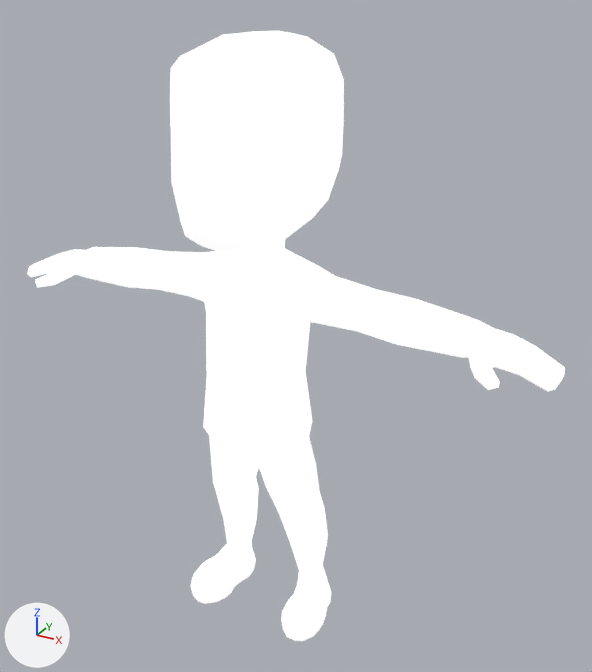
The glTF model Assets/Models/characterMedium.gltf: old version first, new version second.
The view is the same before and after, from a camera (50 mm lens) standing at (241.0, -395.0, 403.0) and looking at (16.0, 15.0, 199.0). The axes (+X, +Y, +Z) are drawn at lower left. The lights are the same throughout. Where no turn or scale is listed for an object, it has been applied to the vertices.

In view in the first picture: 'characterMedium'.
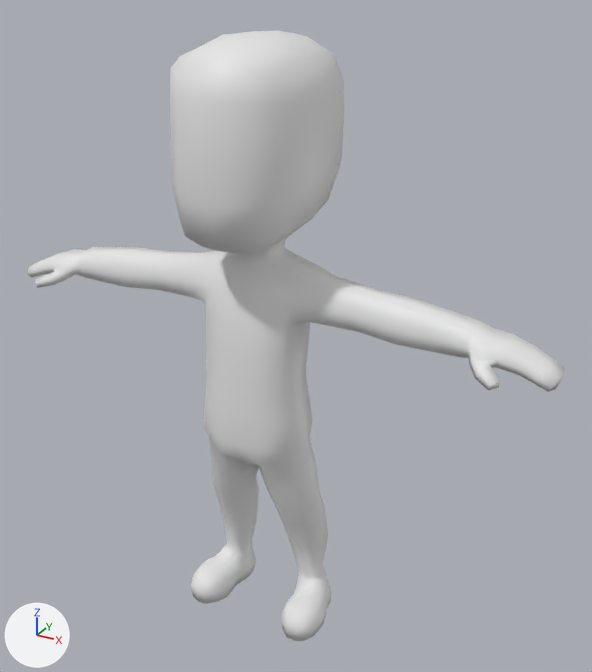
The newer file is also rescaled (x0.01) as a whole; pictures and numbers use the older file's frame.

Patch to the scene script:
```diff
--- a/Assets/Models/characterMedium.gltf.py
+++ b/Assets/Models/characterMedium.gltf.py
@@ mat_skin @@
 n0 = _N.new('ShaderNodeBsdfPrincipled'); n0.name = 'Principled BSDF'
 n0.inputs[2].default_value = 0.0  # 'Roughness'
-n0.inputs[28].default_value = 0.8  # 'Emission Strength'
 n1 = _N.new('ShaderNodeOutputMaterial'); n1.name = 'Material Output'
```

Where the change shows, as pixel boxes [x1, y1, x2, y2] in the pictures (592 x 672 px):
'characterMedium', surface changed (white to grey): [27, 31, 565, 641] in both
